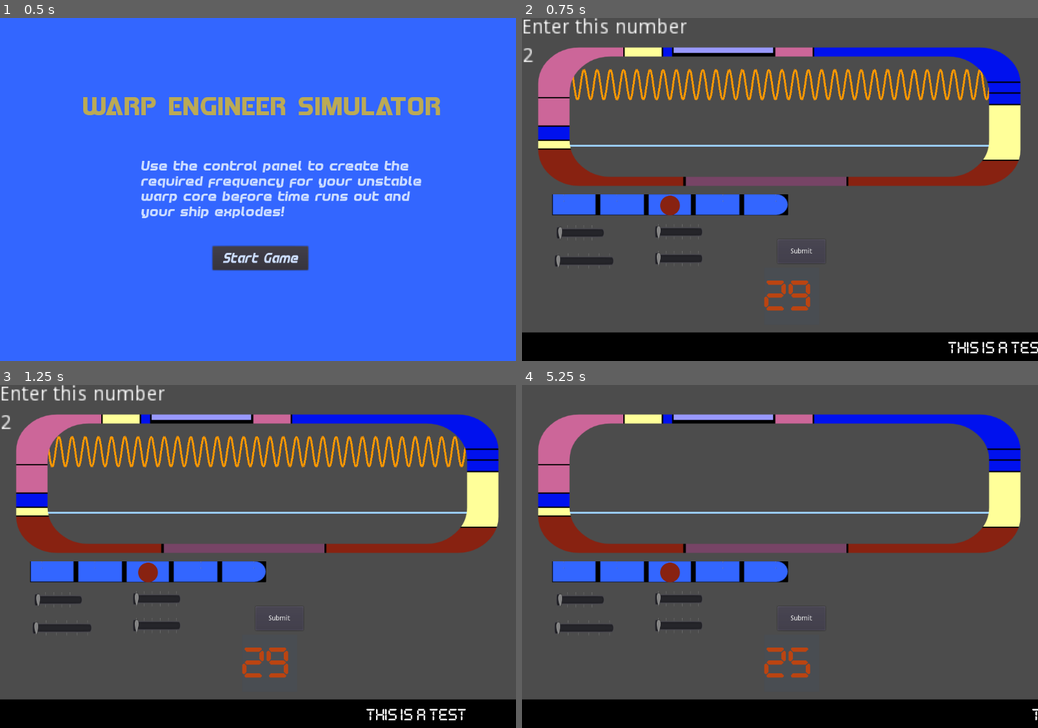
Above: before the commit, frames 1-4 (two rows, left to right).
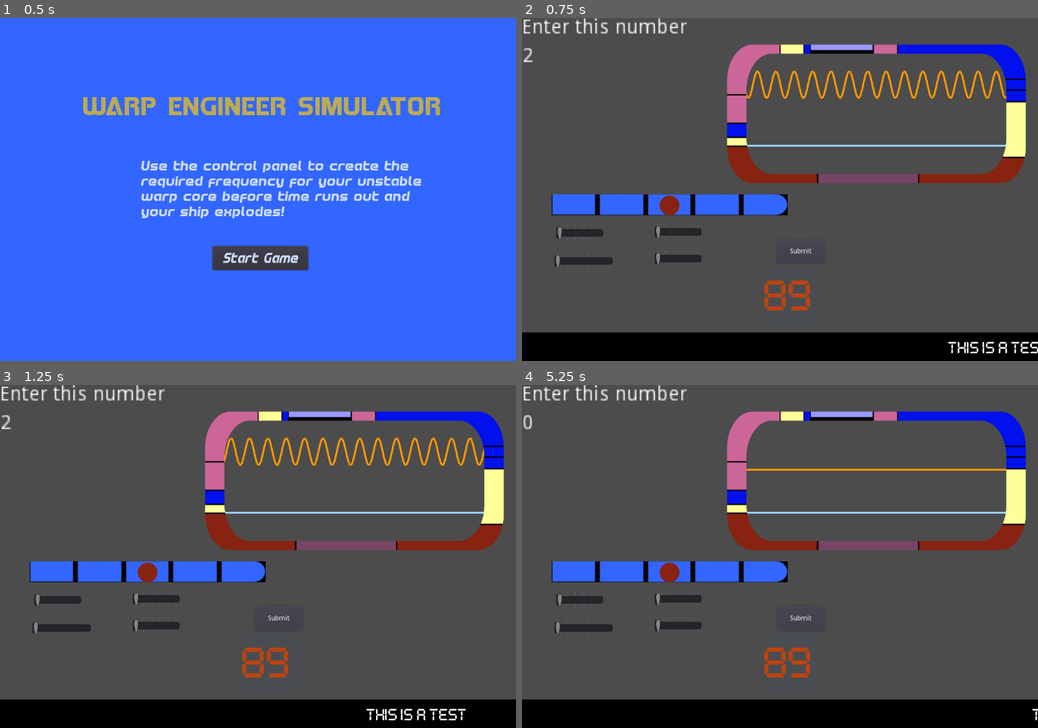
Above: after the commit, the same moments.

Repository: squiggle-at-squiggle/LDJam49
Game: Godot game, scene res://Scenes/Main.tscn
Two runs of this game, one before a commit and one after it. Both use one fixed random seed, a clock stepped at 60 frames per second and the inputs below.
Inputs:
- Up to frame 1 (0.5 s): no input
- Up to frame 2 (0.75 s): click "Start Game" at 0.5 s
- Up to frame 3 (1.25 s): no input
- Up to frame 4 (5.25 s): click "Submit" at 1.25 s; click "Submit" at 2 s; click "Submit" at 2.75 s; tap Enter at 3.5 s; tap Space at 4.25 s; click "Start Game" at 5 s

Frame 1 is identical in both runs. In frame 2, 14% of the frame differs, in the area x 3-98%, y 7-85%; in frame 3, 14%; in frame 4, 12%.
Error before the commit: Attempt to call function 'queue_free' in base 'previously freed instance' on a null instance. (res://Code/Main.gd:48)

Commit message:
Sarah branch (#31)
* graph sizes

* fix crash on new game after loss

Diff:
--- a/Code/EngineGraph.gd
+++ b/Code/EngineGraph.gd
@@ -30,14 +30,14 @@
 	# Choose graph dimensions and scales:
 	# In pixels on screen
 	var pixel_xmin = 0.0
-	var pixel_xmax = 950.0
+	var pixel_xmax = 600.0
 	var pixel_ymin = 75.0 # in Godot 2D, Y axis points down, but we want up
 	var pixel_ymax = 5.0
 	# Graph area
-	var xmin = -4.0
-	var xmax = 50.0
-	var ymin = -4.0
-	var ymax = 4.0
+	var xmin = -4.5
+	var xmax = 20.0
+	var ymin = -4.5
+	var ymax = 4.5
 
 	var inputs = [0]
 	var prev_pixel_y = null
--- a/Code/Main.gd
+++ b/Code/Main.gd
@@ -50,7 +50,7 @@
 	current_puzzle.generate_puzzle($ControlPanel/Control/SliderOne/HSlider.min_value,$ControlPanel/Control/SliderOne/HSlider.max_value)
 	add_child(current_puzzle)
 	solution1 = current_puzzle.solution
-	$Countdown.set_timer(30)
+	$Countdown.set_timer(90)
 	round_counter += 1
 	# destroy current_puzzle
 	# create_new_puzzle
@@ -64,3 +64,4 @@
 		new_round()
 	else:
 		LoseGame()
+		round_counter = 0
--- a/Scenes/ControlPanel.tscn
+++ b/Scenes/ControlPanel.tscn
@@ -18,7 +18,9 @@
 [node name="Control" type="Control" parent="."]
 anchor_right = 1.0
 anchor_bottom = 1.0
+margin_left = -1.0
 margin_top = 2.82843
+margin_right = -1.0
 margin_bottom = 2.82843
 __meta__ = {
 "_edit_use_anchors_": false
@@ -54,7 +56,7 @@
 margin_bottom = -234.876
 
 [node name="PlayerScreen" parent="Control" instance=ExtResource( 4 )]
-position = Vector2( 75, 225 )
+position = Vector2( 443, 225 )
 line_color = "99CCFF"
 
 [node name="SliderTwo" parent="Control" instance=ExtResource( 5 )]
@@ -82,9 +84,10 @@
 margin_bottom = -237.5
 
 [node name="Sprite" type="Sprite" parent="."]
-position = Vector2( 536.5, 207 )
-scale = Vector2( 0.854167, 0.7575 )
+position = Vector2( 461, 130.2 )
+scale = Vector2( 0.529167, 0.7575 )
 texture = ExtResource( 3 )
+offset = Vector2( 528.189, 93.4653 )
 
 [node name="MessageBox" parent="." instance=ExtResource( 6 )]
 position = Vector2( 0, 660 )
--- a/Scenes/Puzzle.tscn
+++ b/Scenes/Puzzle.tscn
@@ -27,5 +27,5 @@
 }
 
 [node name="EngineGraph" parent="." instance=ExtResource( 2 )]
-position = Vector2( 75, 100 )
+position = Vector2( 443, 100 )
 line_color = "ff9900"
